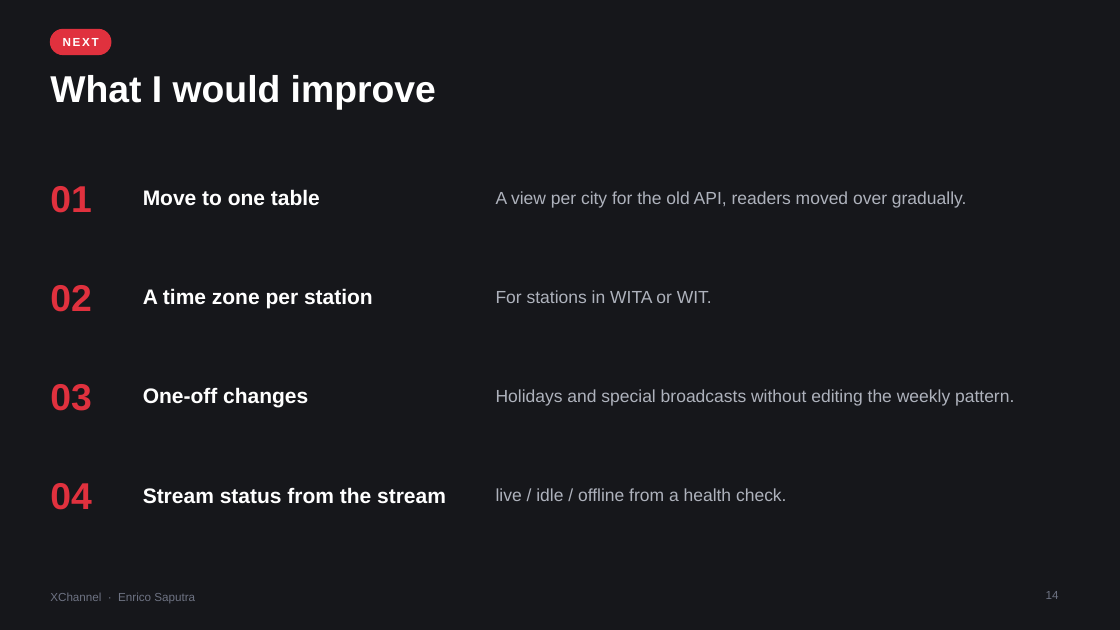
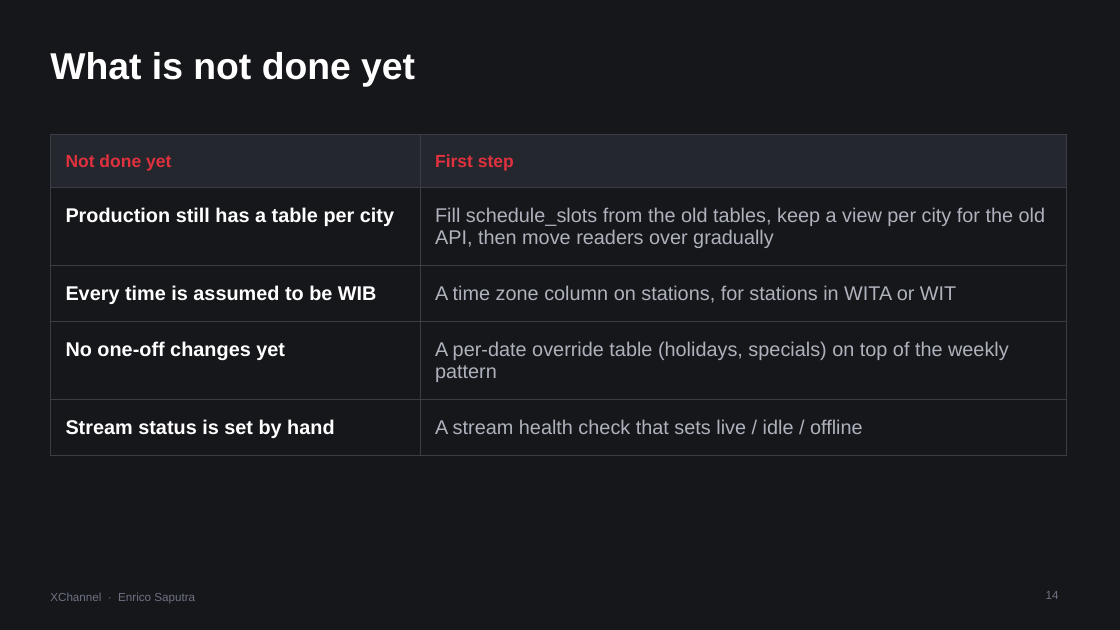
Before and after one commit to Enricosaputra/xchannel-dashboard-demo, a slide deck: slide 14 of docs/XChannel-walkthrough.pptx. Drawn at 1120x630 pixels with LibreOffice and Linux fonts; fonts in the diff are those of the drawing. Boxes give left, top, right and bottom in pixels: in the first picture for what was removed or moved away, otherwise in the second. Text is boxed around its words. In the diff, an @@ line names an element or a change of style, - is before the commit and + after.

Commit message:
Decks: tables for trade-offs, stack and open work; plainer titles

```diff
--- a/docs/XChannel-walkthrough.pptx
+++ b/docs/XChannel-walkthrough.pptx
@@ rounded rectangle removed at [50,29,111,55] @@
@@ title at [50,52,415,87]: text changed @@
-What I would improve
+What is not done yet
@@ text removed at [63,38,99,46] @@
-NEXT
@@ table added at [50,134,1067,442], 5 rows, 2 columns @@
+Not done yet | First step
+Production still has a table per city | Fill schedule_slots from the old tables, keep a view per city for the old API, then move readers over gradually
+Every time is assumed to be WIB | A time zone column on stations, for stations in WITA or WIT
+No one-off changes yet | A per-date override table (holidays, specials) on top of the weekly pattern
+Stream status is set by hand | A stream health check that sets live / idle / offline
@@ text removed at [50,186,92,213] @@
-01
@@ text removed at [143,189,320,206] @@
-Move to one table
@@ text removed at [496,191,967,208] @@
-A view per city for the old API, readers moved over gradually.
@@ text removed at [50,285,92,312] @@
-02
@@ text removed at [143,288,373,309] @@
-A time zone per station
@@ text removed at [496,290,712,303] @@
-For stations in WITA or WIT.
@@ text removed at [50,384,92,411] @@
-03
@@ text removed at [143,387,308,408] @@
-One-off changes
@@ text removed at [496,389,1014,406] @@
-Holidays and special broadcasts without editing the weekly pattern.
@@ text removed at [50,483,92,510] @@
-04
@@ text removed at [143,487,446,504] @@
-Stream status from the stream
@@ text removed at [496,488,787,501] @@
-live / idle / offline from a health check.
```
Also in this commit, not shown: 12 other slides changed, 1 slide added, 1 slide removed, 7 other files.
